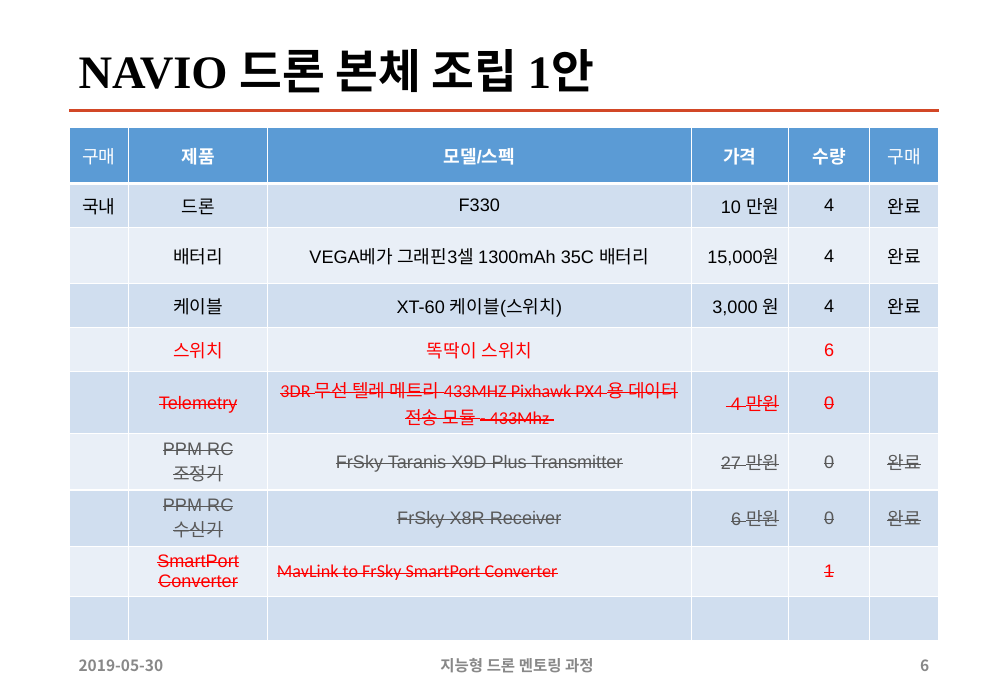
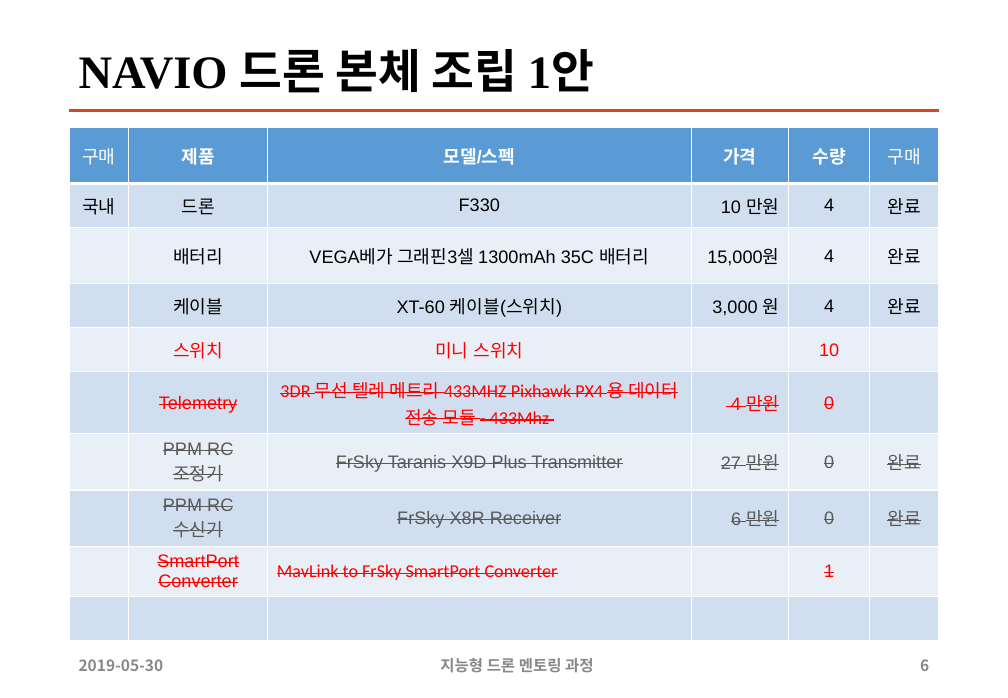
Before and after one commit to sunabove/autopilot_doc, a slide deck: slide 6 of 120 구매/108 2차 지능형 드론 멘토링 HW 구매 목록 19년 6월 V1.2.1.pptx. Drawn at 1008x698 pixels with LibreOffice and Linux fonts; fonts in the diff are those of the drawing. Boxes give left, top, right and bottom in pixels: in the first picture for what was removed or moved away, otherwise in the second. Text is boxed around its words. In the diff, an @@ line names an element or a change of style, - is before the commit and + after.

```diff
--- a/120 구매/108 2차 지능형 드론 멘토링 HW 구매 목록 19년 6월 V1.2.1.pptx
+++ b/120 구매/108 2차 지능형 드론 멘토링 HW 구매 목록 19년 6월 V1.2.1.pptx
@@ table at (69,128,938,598) @@
-row 5, column 3: 똑딱이 스위치
+row 5, column 3: 미니 스위치
-row 5, column 5: 6
+row 5, column 5: 10
```
Also in this commit, not shown: 1 other slide changed, 1 other file.
